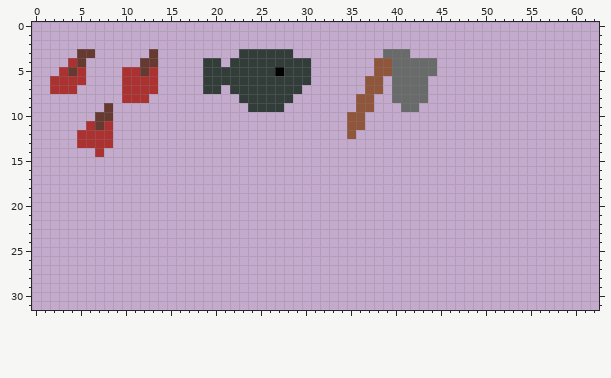
Two versions of one pixel-art sprite, Assets/textures/inventory_objects.png. This is how it looked before the edit.
The file is 64x64 pixels. Shown: x 0..62, y 0..31.
The result:
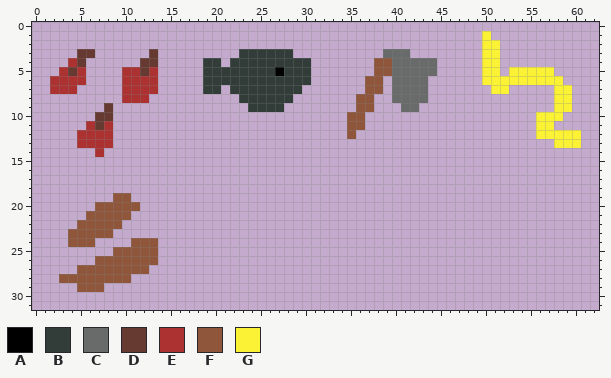
Palette (. is transparent): A #000000  B #323c39  C #696a6a  D #663931  E #ac3232  F #8f563b  G #fbf236
What changed:
y 1: x 50 . -> G
y 2..4: x 50..51 .. -> GG
y 5: x 50..51 .. -> GG; x 53..57 ..... -> GGGGG
y 6: x 50..58 ......... -> GGGGGGGGG
y 7: x 51..52 .. -> GG; x 58..59 .. -> GG
y 8..9: x 58..59 .. -> GG
y 10: x 56..58 ... -> GGG
y 11: x 56..57 .. -> GG
y 12: x 56..60 ..... -> GGGGG
y 13: x 58..60 ... -> GGG
y 19: x 9..10 .. -> FF
y 20: x 7..11 ..... -> FFFFF
y 21: x 6..10 ..... -> FFFFF
y 22: x 5..9 ..... -> FFFFF
y 23: x 4..8 ..... -> FFFFF
y 24: x 4..6 ... -> FFF; x 11..13 ... -> FFF
y 25: x 9..13 ..... -> FFFFF
y 26: x 7..13 ....... -> FFFFFFF
y 27: x 5..12 ........ -> FFFFFFFF
y 28: x 3..10 ........ -> FFFFFFFF
y 29: x 5..7 ... -> FFF
